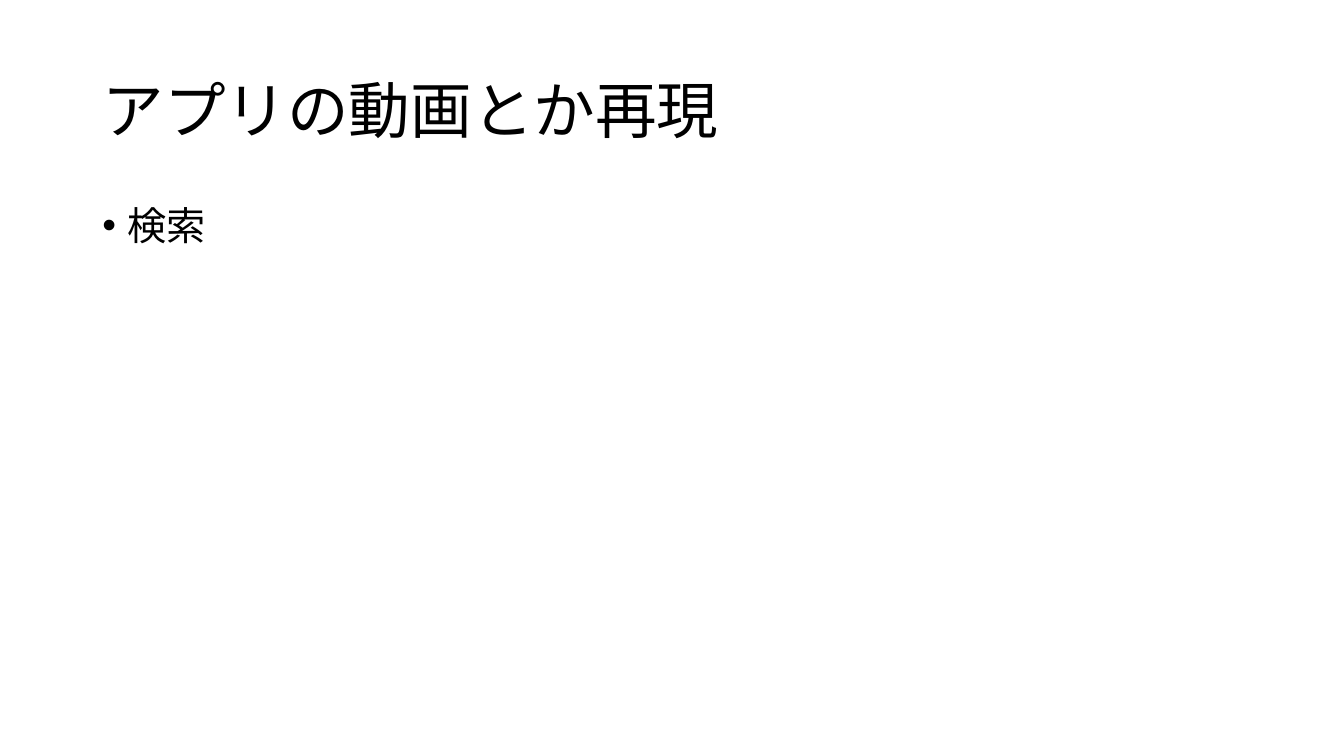
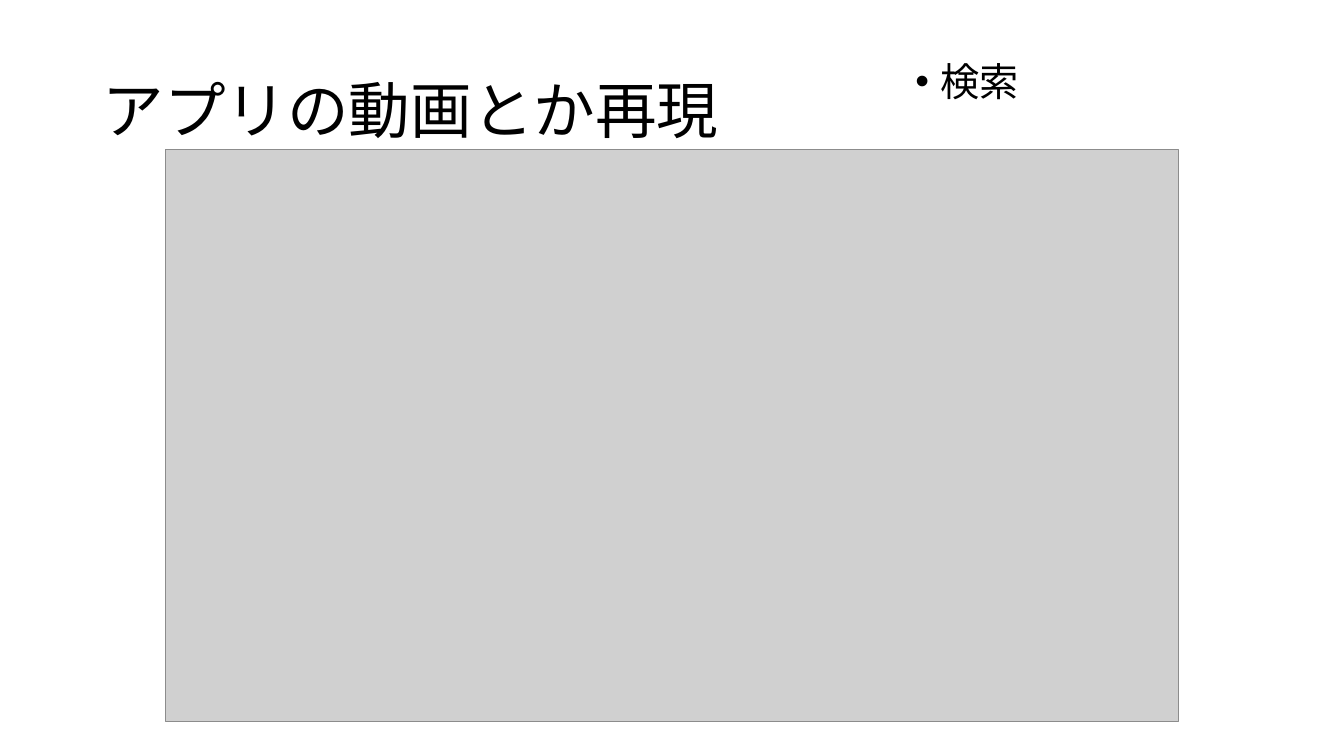
Before and after one commit to plusdojo2024/A4, a slide deck: slide 8 of doc/発表資料/発表資料.pptx (slide 7 before the commit). Drawn at 1344x756 pixels with LibreOffice and Linux fonts; fonts in the diff are those of the drawing; grey boxes stand for pictures. Boxes give left, top, right and bottom in pixels: in the first picture for what was removed or moved away, otherwise in the second. Text is boxed around its words. In the diff, an @@ line names an element or a change of style, - is before the commit and + after.

```diff
--- a/doc/発表資料/発表資料.pptx
+++ b/doc/発表資料/発表資料.pptx
@@ text "検索": place and size @@
-text "検索" at <box>128,207,206,244</box>
+text "検索" at <box>941,63,1019,100</box>
@@ picture added at <box>166,149,1179,721</box> @@
```
Also in this commit, not shown: 4 other slides changed, 8 slides added, 5 slides removed, 1 other file.
